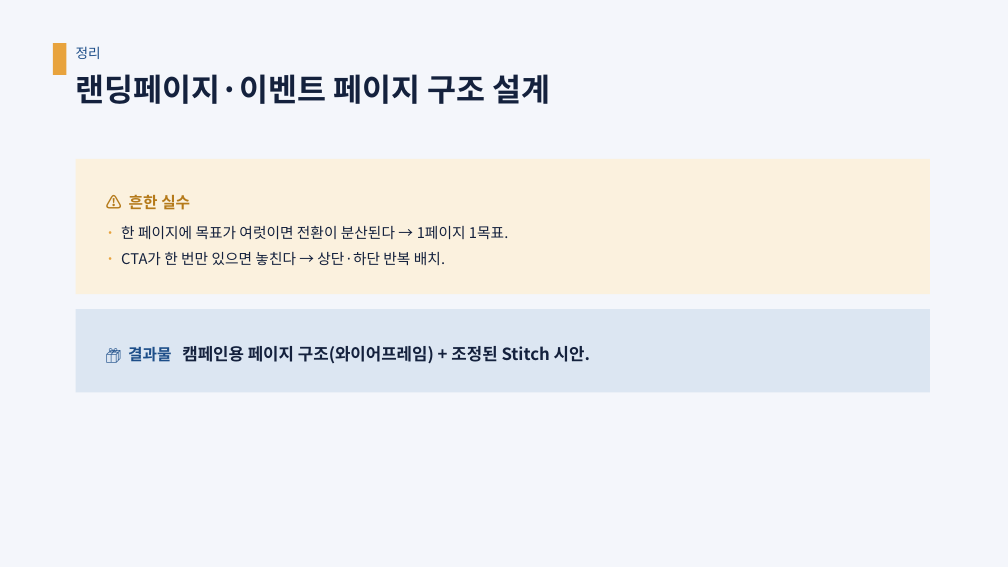
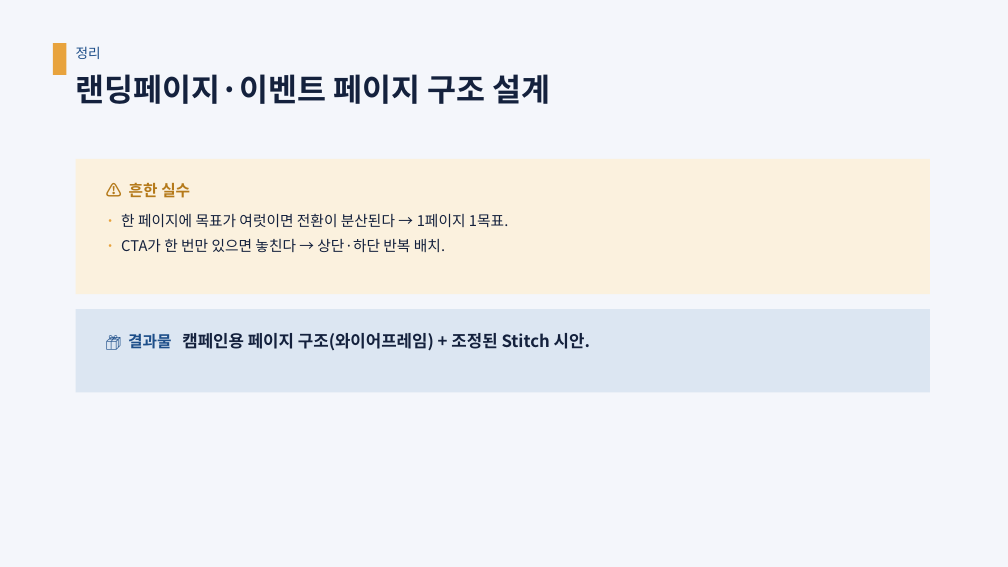
Before and after one commit to aebonlee/content, a slide deck: slide 13 of docs/slides/pptx/M5_UI시안제작.pptx. Drawn at 1008x567 pixels with LibreOffice and Linux fonts; fonts in the diff are those of the drawing. Boxes give left, top, right and bottom in pixels: in the first picture for what was removed or moved away, otherwise in the second. Text is boxed around its words. In the diff, an @@ line names an element or a change of style, - is before the commit and + after.

```diff
--- a/docs/slides/pptx/M5_UI시안제작.pptx
+++ b/docs/slides/pptx/M5_UI시안제작.pptx
@@ rectangle "⚠ 흔한 실수" at [76, 159, 930, 294]: vertical alignment middle to top @@
@@ rectangle "📦 결과물 캠페인용 페이지 구조(와이어프레임) ..." at [76, 309, 930, 392]: vertical alignment middle to top @@
```
Also in this commit, not shown: 3 other slides changed, 12 other files.
